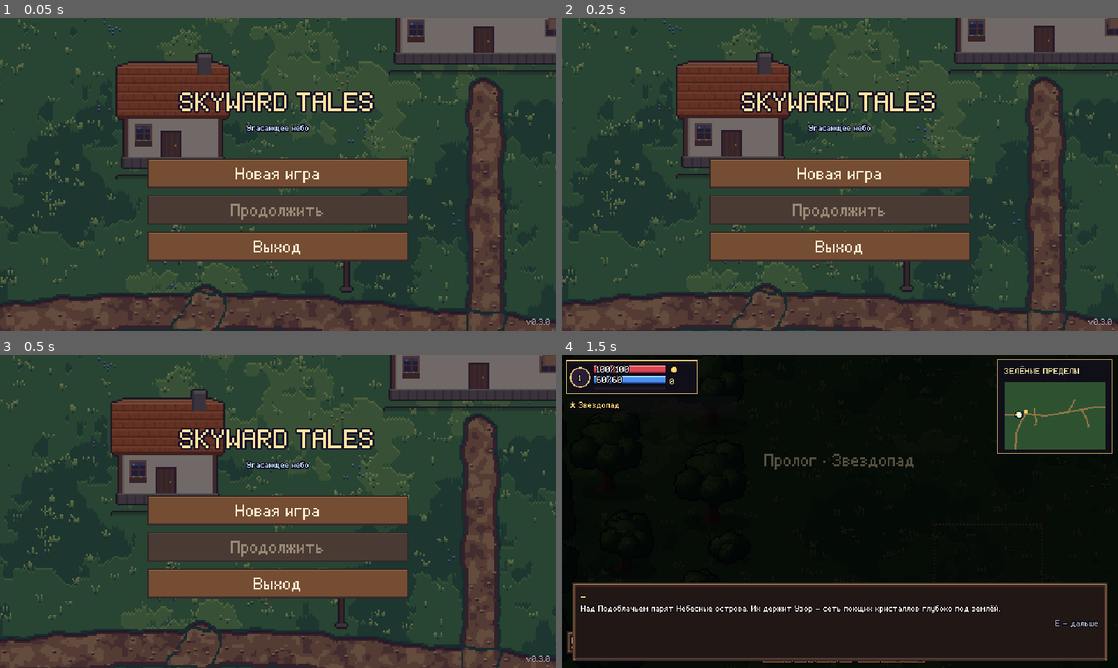
Above: before the commit, frames 1-4 (two rows, left to right).
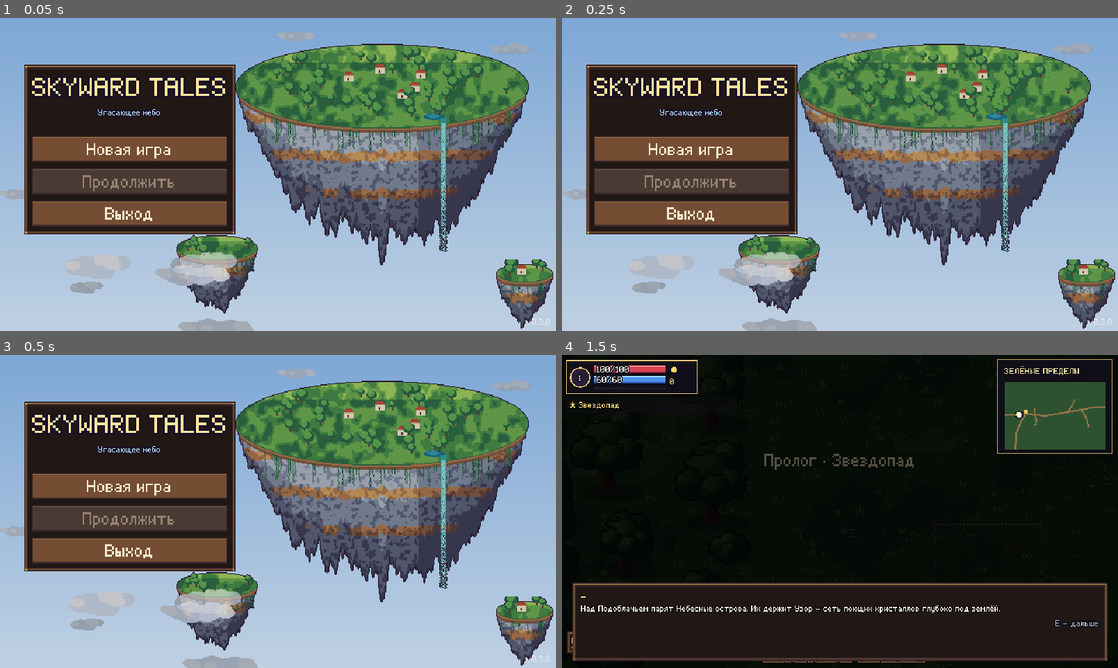
Above: after the commit, the same moments.

Repository: DoctorStrangeSH/Skyward-Tales
Game: Godot game, scene res://scenes/title_menu.tscn
Two runs of this game, one before a commit and one after it. Both use one fixed random seed, a clock stepped at 60 frames per second and the inputs below.
Inputs:
- Up to frame 1 (0.05 s): no input
- Up to frame 2 (0.25 s): no input
- Up to frame 3 (0.5 s): no input
- Up to frame 4 (1.5 s): click "Новая игра" at 0.5 s; click "Начать приключение" at 1.25 s

The runs differ from the first frame. In frame 1, 97% of the frame differs, in the area x 0-100%, y 0-100%; in frame 2, 97%; in frame 3, 97%; in frame 4, nothing differs.

Commit message:
feat: floating-island title screen
Sky, a big floating island with a village and a waterfall, two islets
and two cloud layers, gently bobbing; menu panel on the left.

Co-Authored-By: Claude Opus 5.5 <noreply@anthropic.com>
Claude-Session: https://claude.ai/code/session_01MWkFZACZUurbmFYoYvVtgm

Diff:
--- a/assets/art_manifest.json
+++ b/assets/art_manifest.json
@@ -1135,6 +1135,24 @@
    256
   ]
  },
+ "ui/title_island.png": {
+  "size": [
+   380,
+   290
+  ]
+ },
+ "ui/title_islet_0.png": {
+  "size": [
+   110,
+   110
+  ]
+ },
+ "ui/title_islet_1.png": {
+  "size": [
+   80,
+   80
+  ]
+ },
  "world/cave_bush_0.png": {
   "size": [
    26,
--- a/scripts/sky_clouds.gd
+++ b/scripts/sky_clouds.gd
@@ -5,6 +5,8 @@
 
 var area := Rect2()
 var night := false
+var count := 14
+var speed_scale := 1.0
 var clouds: Array = []
 var textures: Array = []
 
@@ -17,10 +19,10 @@
 		return
 	var rng := RandomNumberGenerator.new()
 	rng.seed = int(area.size.x * 7 + area.size.y)
-	for index in 14:
+	for index in count:
 		clouds.append({
 			"pos": Vector2(rng.randf_range(area.position.x, area.end.x), rng.randf_range(area.position.y, area.end.y)),
-			"speed": rng.randf_range(4.0, 11.0),
+			"speed": rng.randf_range(4.0, 11.0) * speed_scale,
 			"texture": textures[index % textures.size()],
 			"alpha": rng.randf_range(0.55, 0.9),
 		})
--- a/scripts/title_menu.gd
+++ b/scripts/title_menu.gd
@@ -5,6 +5,7 @@
 var continue_button: Button
 var menu_column: VBoxContainer
 var creation: HeroCreationPanel
+var _menu_frame: PanelContainer
 
 func _ready() -> void:
 	get_tree().paused = false
@@ -16,6 +17,12 @@
 	var center := CenterContainer.new()
 	center.set_anchors_and_offsets_preset(Control.PRESET_FULL_RECT)
 	add_child(center)
+	var side := MarginContainer.new()
+	side.set_anchors_and_offsets_preset(Control.PRESET_LEFT_WIDE)
+	side.offset_left = 28
+	side.offset_right = 268
+	side.add_theme_constant_override("margin_top", 54)
+	add_child(side)
 	var version := Label.new()
 	version.text = "v" + str(ProjectSettings.get_setting("application/config/version", "dev"))
 	version.add_theme_font_size_override("font_size", UiFont.px(8))
@@ -27,14 +34,19 @@
 	version.offset_bottom = -4
 	version.horizontal_alignment = HORIZONTAL_ALIGNMENT_RIGHT
 	add_child(version)
+	var frame := PanelContainer.new()
+	frame.add_theme_stylebox_override("panel", UiStyle.panel(true))
+	frame.size_flags_vertical = Control.SIZE_SHRINK_BEGIN
+	side.add_child(frame)
 	menu_column = VBoxContainer.new()
-	menu_column.custom_minimum_size = Vector2(300, 0)
-	menu_column.add_theme_constant_override("separation", 8)
-	center.add_child(menu_column)
+	menu_column.custom_minimum_size = Vector2(220, 0)
+	menu_column.add_theme_constant_override("separation", 7)
+	frame.add_child(menu_column)
+	_menu_frame = frame
 	var heading := Label.new()
 	heading.text = "SKYWARD TALES"
 	heading.horizontal_alignment = HORIZONTAL_ALIGNMENT_CENTER
-	heading.add_theme_font_size_override("font_size", UiFont.px(30))
+	heading.add_theme_font_size_override("font_size", UiFont.px(24))
 	heading.add_theme_color_override("font_color", Color(1.0, 0.9, 0.62))
 	heading.add_theme_color_override("font_outline_color", Color(0.1, 0.06, 0.16))
 	heading.add_theme_constant_override("outline_size", 8)
@@ -47,7 +59,7 @@
 	caption.add_theme_constant_override("outline_size", 5)
 	menu_column.add_child(caption)
 	var spacer := Control.new()
-	spacer.custom_minimum_size = Vector2(0, 14)
+	spacer.custom_minimum_size = Vector2(0, 8)
 	menu_column.add_child(spacer)
 	_add_button(menu_column, "Новая игра", _start_new)
 	continue_button = _add_button(menu_column, "Продолжить", _continue_game)
@@ -58,18 +70,28 @@
 	creation.confirmed.connect(_begin_adventure)
 	creation.cancelled.connect(func() -> void:
 		creation.visible = false
-		menu_column.visible = true)
+		menu_column.visible = true
+		_menu_frame.visible = true)
 	center.add_child(creation)
 
 func _set_menu_background() -> void:
-	var bg := ColorRect.new()
-	bg.color = Color(0.045, 0.09, 0.105)
-	bg.set_anchors_and_offsets_preset(Control.PRESET_FULL_RECT)
-	add_child(bg)
-	# The real village (houses, market, forge), slowly drifting, at 2x like
-	# the game camera.
-	# Its own viewport keeps the world's z-layers (canopy above actors) under
-	# the menu.
+	# Sky gradient, far clouds, the whole first island floating and bobbing,
+	# near clouds drifting in front of its cliffs.
+	var sky := TextureRect.new()
+	var gradient := Gradient.new()
+	gradient.set_color(0, Color(0.55, 0.74, 0.93))
+	gradient.set_color(1, Color(0.84, 0.92, 0.99))
+	var texture := GradientTexture2D.new()
+	texture.gradient = gradient
+	texture.fill_from = Vector2(0, 0)
+	texture.fill_to = Vector2(0, 1)
+	texture.width = 8
+	texture.height = 128
+	sky.texture = texture
+	sky.stretch_mode = TextureRect.STRETCH_SCALE
+	sky.expand_mode = TextureRect.EXPAND_IGNORE_SIZE
+	sky.set_anchors_and_offsets_preset(Control.PRESET_FULL_RECT)
+	add_child(sky)
 	var holder := SubViewportContainer.new()
 	holder.set_anchors_and_offsets_preset(Control.PRESET_FULL_RECT)
 	holder.stretch = true
@@ -77,31 +99,54 @@
 	add_child(holder)
 	var view := SubViewport.new()
 	view.size = Vector2i(640, 360)
+	view.transparent_bg = true
 	view.canvas_item_default_texture_filter = Viewport.DEFAULT_CANVAS_ITEM_TEXTURE_FILTER_NEAREST
 	holder.add_child(view)
-	var village := load("res://scripts/world.gd").new() as Node2D
-	village.set("region_id", "greenreach")
-	village.scale = Vector2(2, 2)
-	village.position = Vector2(-560, -880)
-	view.add_child(village)
-	var tween := village.create_tween().set_loops()
-	tween.tween_property(village, "position", Vector2(-1180, -980), 45.0)
-	tween.tween_property(village, "position", Vector2(-560, -880), 45.0)
+	view.add_child(_cloud_layer(Rect2(-120, 20, 880, 340), 12, 0.5, 4.0))
+	# Islands: two small ones far away, the big one with the village.
+	_floating(view, "ui/title_islet_1.png", Vector2(604, 318), 5.0, 2.6)
+	_floating(view, "ui/title_islet_0.png", Vector2(250, 300), 6.0, 3.6)
+	_floating(view, "ui/title_island.png", Vector2(440, 170), 7.0, 3.2)
+	view.add_child(_cloud_layer(Rect2(-120, 260, 880, 140), 8, 1.0, 9.0))
 	var tint := ColorRect.new()
-	tint.color = Color(0.06, 0.04, 0.14, 0.55)
+	tint.color = Color(0.06, 0.04, 0.14, 0.12)
 	tint.set_anchors_and_offsets_preset(Control.PRESET_FULL_RECT)
+	tint.mouse_filter = Control.MOUSE_FILTER_IGNORE
 	add_child(tint)
+
+func _floating(view: SubViewport, art: String, at: Vector2, lift: float, period: float) -> void:
+	var sprite := Sprite2D.new()
+	sprite.texture = WorldArt.texture(art)
+	sprite.position = at
+	view.add_child(sprite)
+	var bob := sprite.create_tween().set_loops()
+	bob.set_trans(Tween.TRANS_SINE)
+	bob.tween_property(sprite, "position:y", at.y + lift, period)
+	bob.tween_property(sprite, "position:y", at.y, period)
+
+func _cloud_layer(area: Rect2, count: int, scale_value: float, speed: float) -> Node2D:
+	var layer := Node2D.new()
+	layer.set_script(preload("res://scripts/sky_clouds.gd"))
+	layer.set("area", area)
+	layer.set("count", count)
+	layer.set("speed_scale", speed / 7.0)
+	layer.scale = Vector2(scale_value, scale_value)
+	if scale_value != 1.0:
+		layer.set("area", Rect2(area.position / scale_value, area.size / scale_value))
+	return layer
 
 func _add_button(parent: VBoxContainer, label: String, callback: Callable) -> Button:
 	var button := Button.new()
 	button.text = label
-	button.custom_minimum_size = Vector2(260, 34)
-	button.add_theme_font_size_override("font_size", UiFont.px(18))
+	button.custom_minimum_size = Vector2(220, 30)
+	button.add_theme_font_size_override("font_size", UiFont.px(15))
+	UiStyle.style_button(button)
 	button.pressed.connect(callback)
 	parent.add_child(button)
 	return button
 
 func _start_new() -> void:
+	_menu_frame.visible = false
 	menu_column.visible = false
 	creation.visible = true
 
Binary file added: assets/ui/title_island.png
Not shown, added: assets/ui/title_island.png.import
Binary file added: assets/ui/title_islet_0.png
Not shown, added: assets/ui/title_islet_0.png.import
Binary file added: assets/ui/title_islet_1.png
Not shown, added: assets/ui/title_islet_1.png.import
Binary file changed: assets/world/greenreach_apron_bottom.png
Binary file changed: assets/world/greenreach_apron_left.png
Binary file changed: assets/world/greenreach_apron_right.png
Binary file changed: assets/world/greenreach_apron_top.png
Binary file changed: assets/world/misty_marsh_apron_bottom.png
Binary file changed: assets/world/misty_marsh_apron_left.png
(and 28 more such lines)
